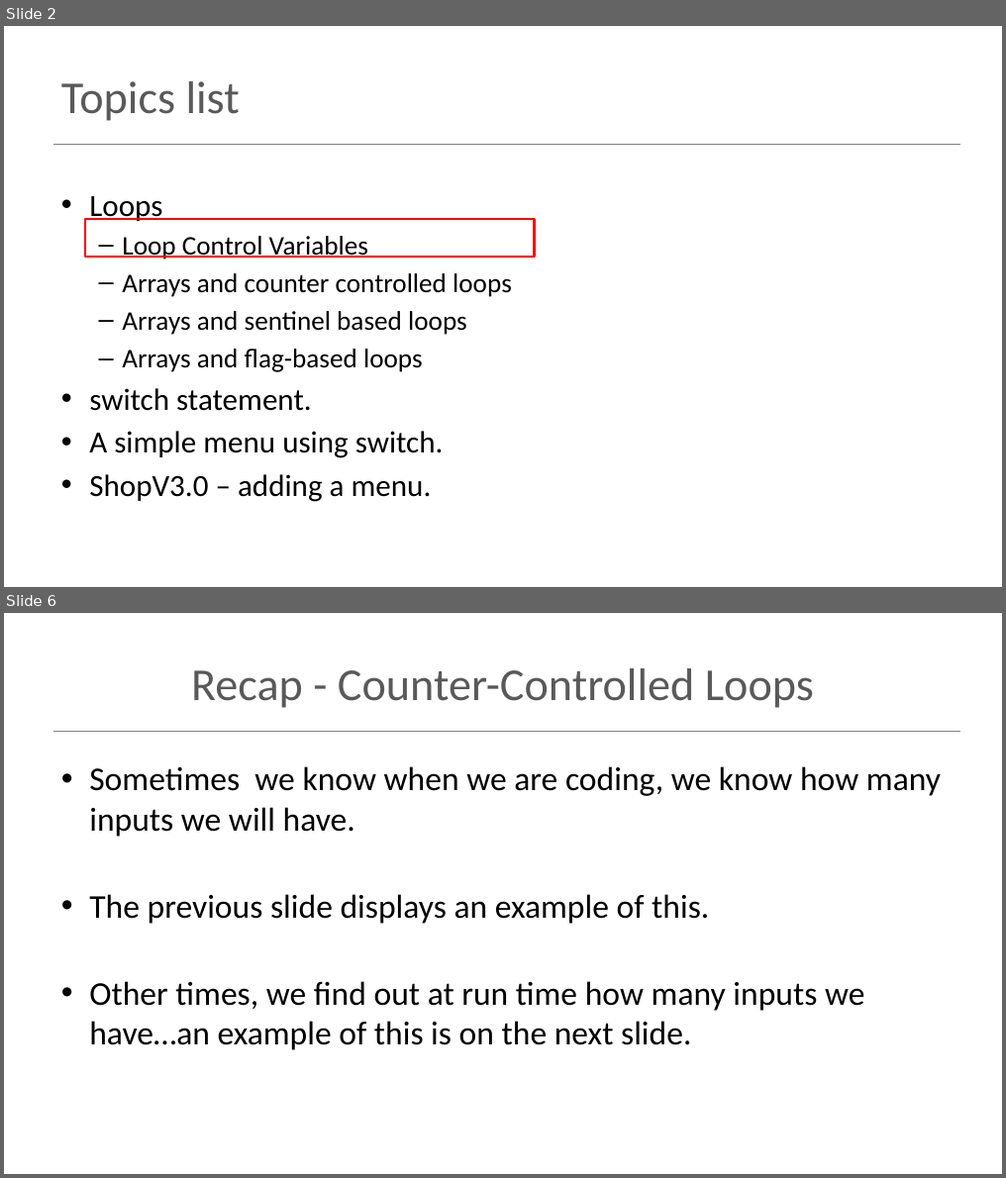
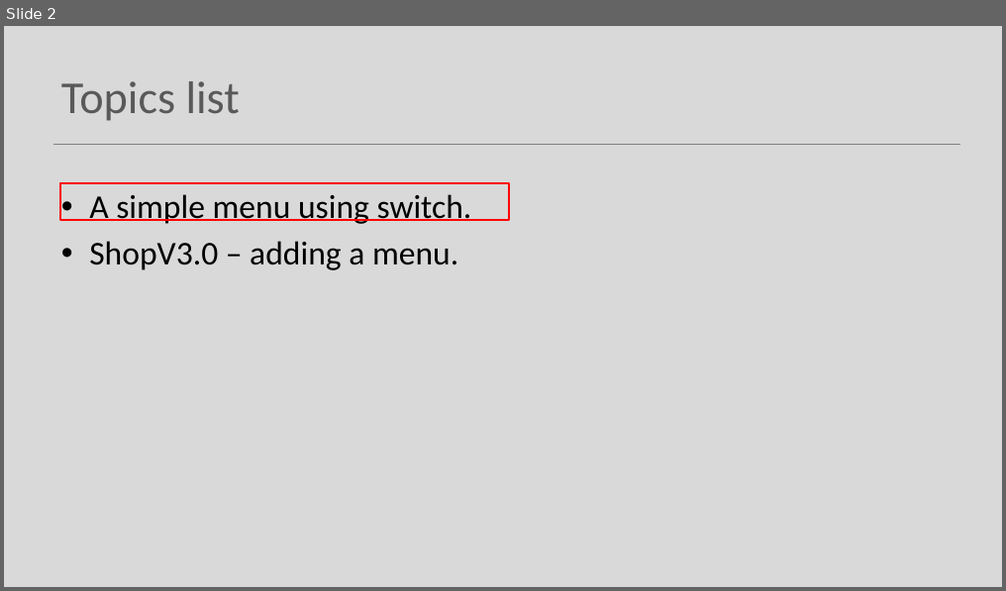
Before and after one commit to Programming-Fundamentals-SETU/prog-fund-1-sept-25, a slide deck: topic09-menus-and-persistence/unit-1/talk-3-menu/c-menu.pptx. Shown one above the other, each under a label of ours: slides 2 and 6 before the commit, slide 2 after it; the slides between them are not shown. The pictures are 1006x1178 and 1006x591 pixels, drawn with LibreOffice and Linux fonts; fonts in the diff are those of the drawing. Boxes give left, top, right and bottom in pixels: in the first picture for what was removed or moved away, otherwise in the second. Text is boxed around its words. In the diff, an @@ line names an element or a change of style, - is before the commit and + after.

```diff
--- a/topic09-menus-and-persistence/unit-1/talk-3-menu/c-menu.pptx
+++ b/topic09-menus-and-persistence/unit-1/talk-3-menu/c-menu.pptx
@@ slide 6 removed at (4,613,1002,1174), background #FFFFFF; not listed: 1 template element that a slide beside it also shows @@
@@ title removed at (191,668,814,708) @@
-Recap - Counter-Controlled Loops
@@ text removed at (89,766,941,1051) @@
-• Sometimes we know when we are coding, we know how many inputs we will have.
-• The previous slide displays an example of this.
-• Other times, we find out at run time how many inputs we have…an example of this is on the next slide.
@@ slide 2 changed as well @@
@@ background #FFFFFF to #D9D9D9 @@
@@ text "A simple menu using switch." at (89,194,472,271): size 29.6 to 32 pt @@
@@ rectangle: place and size @@
-rectangle at (85,219,534,257)
+rectangle at (60,183,509,221)
@@ text at (89,196,512,411): paragraphs removed @@
-• Loops
-  – Loop Control Variables
-  – Arrays and counter controlled loops
-  – Arrays and sentinel based loops
-  – Arrays and flag-based loops
-• switch statement.
```
Also in this commit, not shown: 13 other slides changed, 28 other slides removed, 1 other file.
